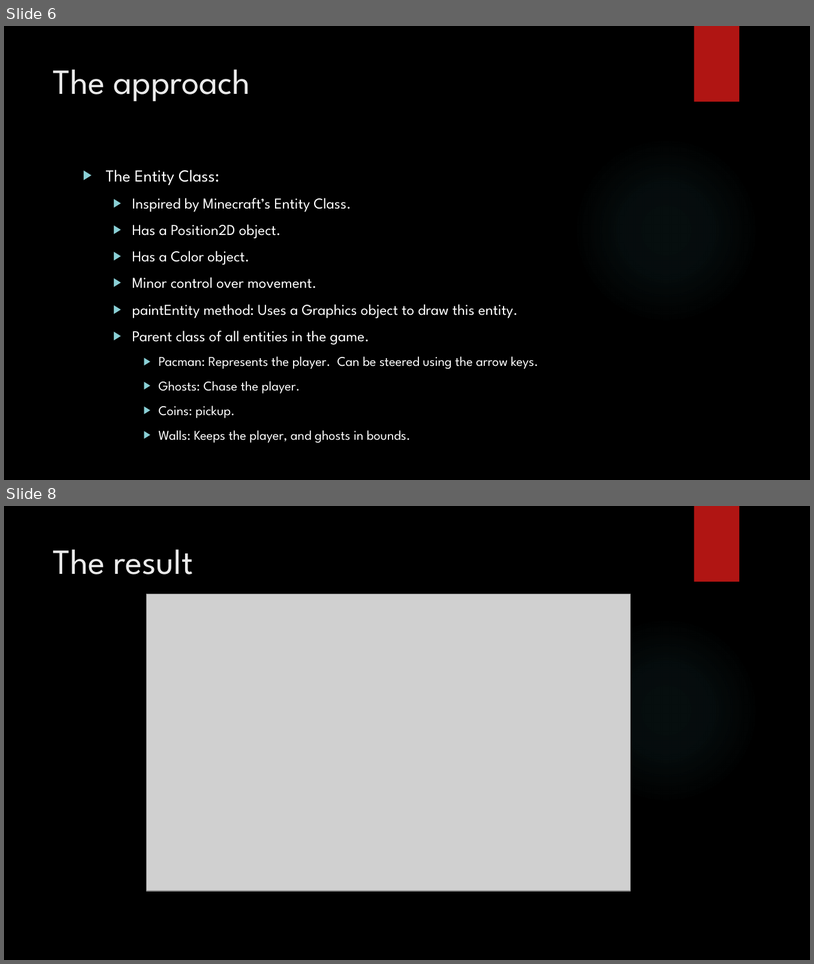
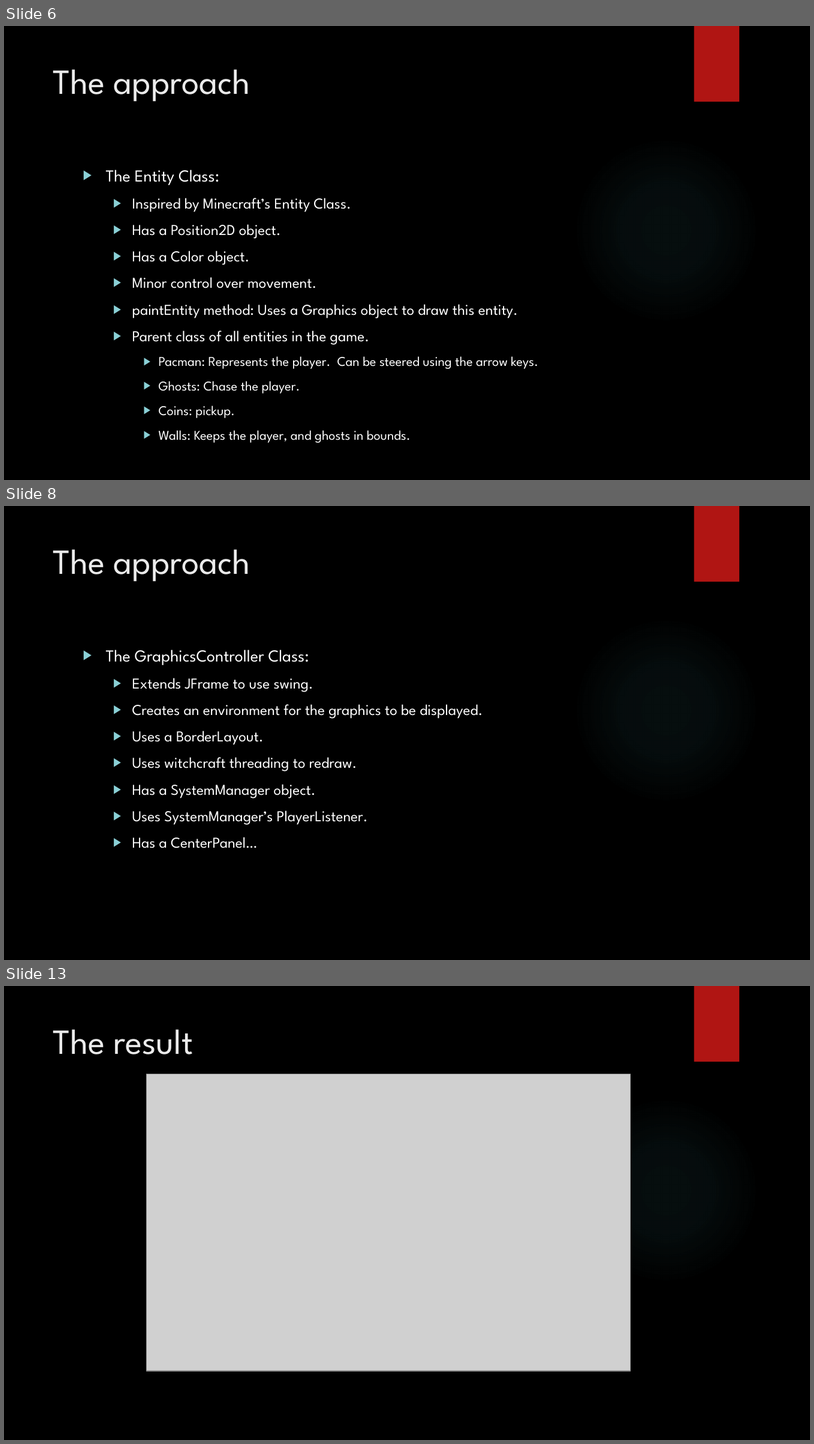
Before and after one commit to DrewMichel/MCC-CS-113-Group-Project, a slide deck: CS 113 Final Project.pptx. Shown one above the other, each under a label of ours: slides 6 and 8 before the commit, slides 6, 8 and 13 after it; the slides between them are not shown. The pictures are 814x964 and 814x1444 pixels, drawn with LibreOffice and Linux fonts; fonts in the diff are those of the drawing; grey boxes stand for pictures; background and template pictures are left out. Boxes give left, top, right and bottom in pixels: in the first picture for what was removed or moved away, otherwise in the second. Text is boxed around its words. In the diff, an @@ line names an element or a change of style, - is before the commit and + after.

Commit message:
Stated in previous push: Using hashmaps on pacman. Pushing presentation.  At about 15 pages.  Have a look and add any difficulties or things of interest you encountered (between the approach and the result section, preferably)

```diff
--- a/CS 113 Final Project.pptx
+++ b/CS 113 Final Project.pptx
@@ slide 8 added at bbox=[4, 506, 810, 960], background picture (left out); not listed: 2 template elements that a slide beside it also shows @@
@@ title added at bbox=[53, 549, 251, 582], 42 pt, text #EBEBEB @@
+The approach
@@ text added at bbox=[106, 649, 483, 848], 18 pt, text #FFFFFF @@
+▶ The GraphicsController Class:
+  ▶ Extends JFrame to use swing.
+  ▶ Creates an environment for the graphics to be displayed.
+  ▶ Uses a BorderLayout.
+  ▶ Uses witchcraft threading to redraw.
+  ▶ Has a SystemManager object.
+  ▶ Uses SystemManager’s PlayerListener.
+  ▶ Has a CenterPanel…
@@ what was slide 8 is now slide 13 @@
```
Also in this commit, not shown: 1 slide changed, 4 other slides added, 1 other file.
